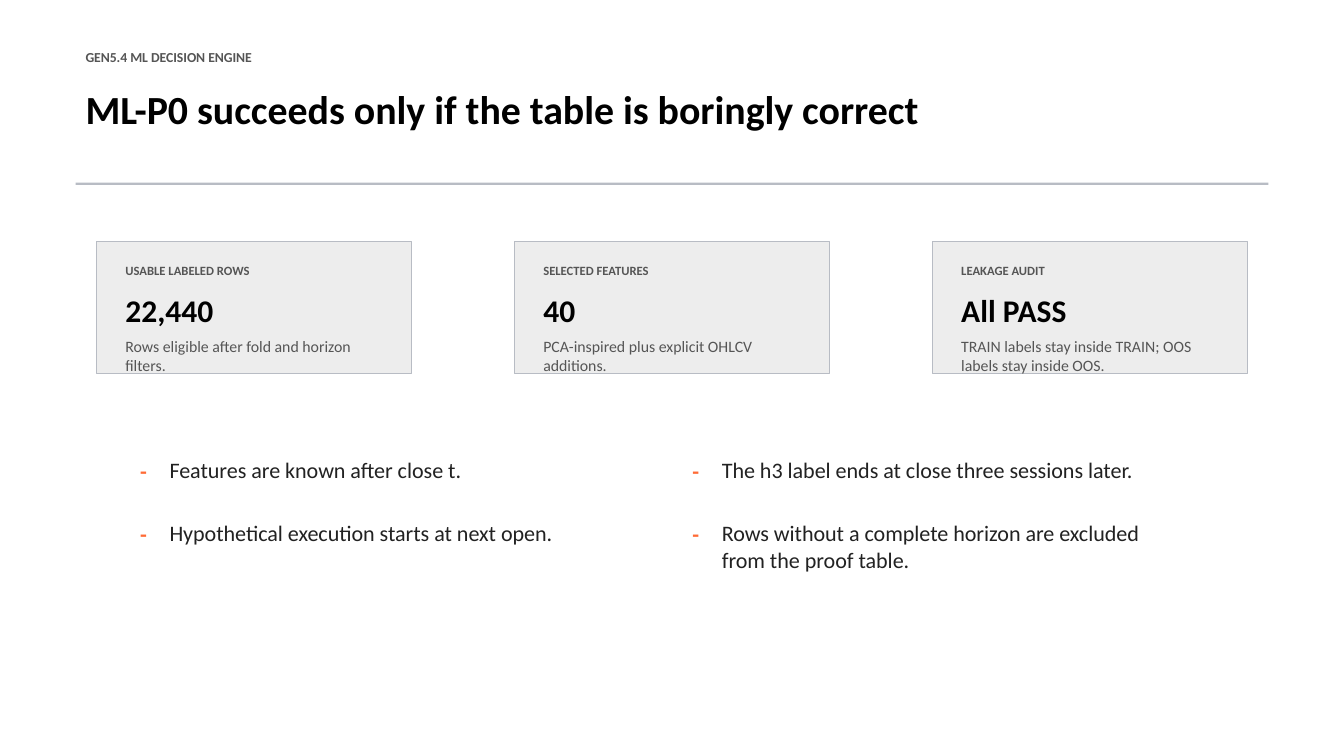
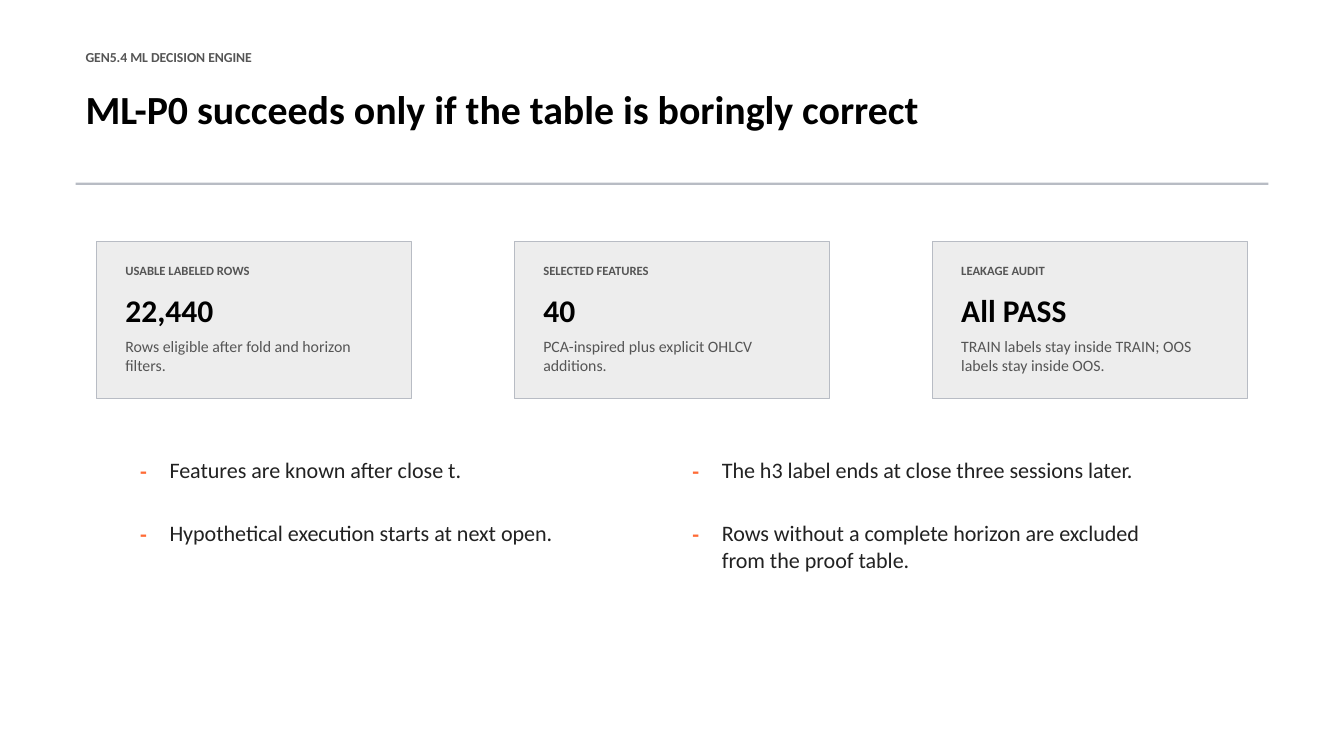
Before and after one commit to Francisc0Franc0/Time-Series-Modeling-Gen5, a slide deck: slide 3 of presentations/gen5_4_ml_decision_engine_incremental_build.pptx. Drawn at 1344x756 pixels with LibreOffice and Linux fonts; fonts in the diff are those of the drawing. Boxes give left, top, right and bottom in pixels: in the first picture for what was removed or moved away, otherwise in the second. Text is boxed around its words. In the diff, an @@ line names an element or a change of style, - is before the commit and + after.

```diff
--- a/presentations/gen5_4_ml_decision_engine_incremental_build.pptx
+++ b/presentations/gen5_4_ml_decision_engine_incremental_build.pptx
@@ rectangle: place and size @@
-rectangle at box(97, 242, 411, 374)
+rectangle at box(97, 242, 411, 399)
@@ rectangle: place and size @@
-rectangle at box(514, 242, 829, 374)
+rectangle at box(514, 242, 829, 399)
@@ rectangle: place and size @@
-rectangle at box(933, 242, 1247, 374)
+rectangle at box(933, 242, 1247, 399)
```
Also in this commit, not shown: 1 other slide changed, 6 slides added, 6 other files.
